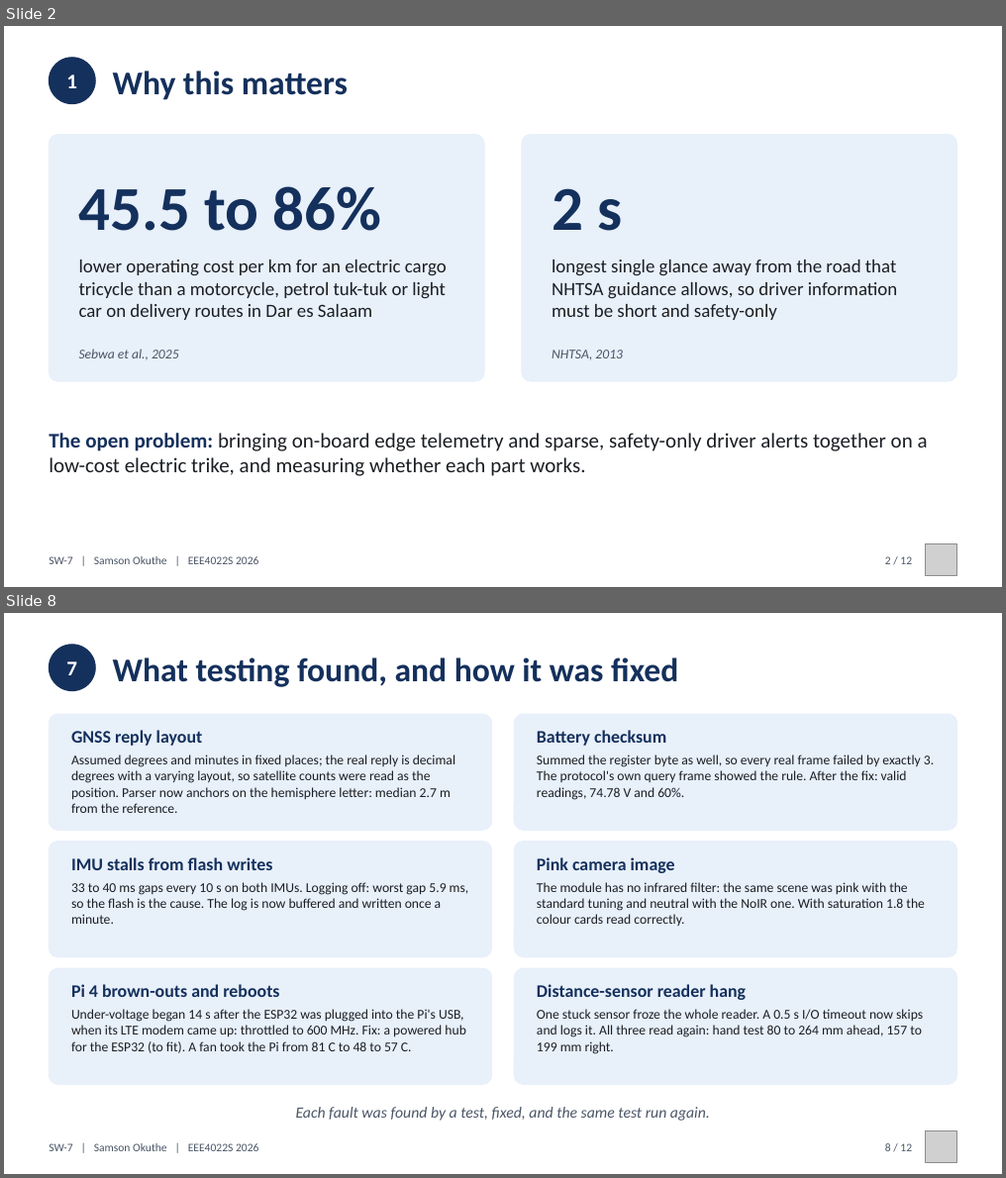
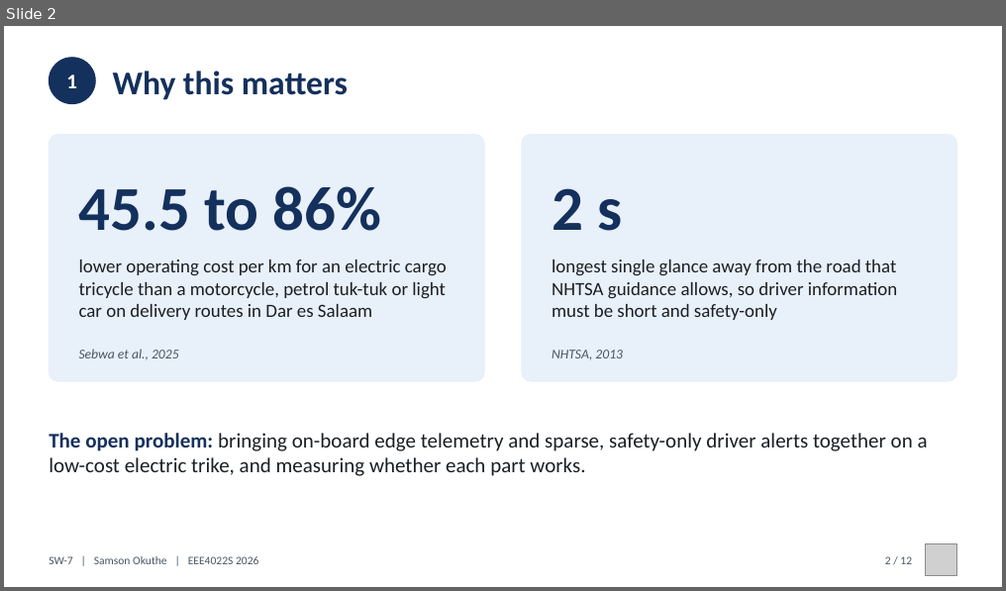
Before and after one commit to 0geder/Tukzie-HPEC-HUD, a slide deck: Presentation/SW7_Final_Presentation.pptx. Shown one above the other, each under a label of ours: slides 2 and 8 before the commit, slide 2 after it; the slides between them are not shown. The pictures are 1006x1178 and 1006x591 pixels, drawn with LibreOffice and Linux fonts; fonts in the diff are those of the drawing; grey boxes stand for pictures. Boxes give left, top, right and bottom in pixels: in the first picture for what was removed or moved away, otherwise in the second. Text is boxed around its words. In the diff, an @@ line names an element or a change of style, - is before the commit and + after.

```diff
--- a/Presentation/SW7_Final_Presentation.pptx
+++ b/Presentation/SW7_Final_Presentation.pptx
@@ slide 8 removed at [4,613,1002,1174], background #FFFFFF @@
@@ ellipse removed at [49,645,95,691] @@
@@ text removed at [66,662,77,675] @@
-7
@@ text removed at [113,658,678,687] @@
-What testing found, and how it was fixed
@@ rounded rectangle removed at [49,714,492,830] @@
@@ text removed at [71,730,203,746] @@
-GNSS reply layout
@@ rounded rectangle removed at [515,714,957,830] @@
@@ text removed at [537,730,666,746] @@
-Battery checksum
@@ text removed at [71,755,455,813] @@
-Assumed degrees and minutes in fixed places; the real reply is decimal degrees with a varying layout, so satellite counts were read as the position. Parser now anchors on the hemisphere letter: median 2.7 m from the reference.
@@ text removed at [537,755,934,800] @@
-Summed the register byte as well, so every real frame failed by exactly 3. The protocol's own query frame showed the rule. After the fix: valid readings, 74.78 V and 60%.
@@ rounded rectangle removed at [49,842,492,958] @@
@@ rounded rectangle removed at [515,842,957,958] @@
@@ text removed at [71,858,272,870] @@
-IMU stalls from flash writes
@@ text removed at [537,858,675,873] @@
-Pink camera image
@@ text removed at [71,882,469,924] @@
-33 to 40 ms gaps every 10 s on both IMUs. Logging off: worst gap 5.9 ms, so the flash is the cause. The log is now buffered and written once a minute.
@@ text removed at [537,882,925,926] @@
-The module has no infrared filter: the same scene was pink with the standard tuning and neutral with the NoIR one. With saturation 1.8 the colour cards read correctly.
@@ rounded rectangle removed at [49,968,492,1084] @@
@@ rounded rectangle removed at [515,968,957,1084] @@
@@ text removed at [71,984,279,997] @@
-Pi 4 brown-outs and reboots
@@ text removed at [537,984,746,1000] @@
-Distance-sensor reader hang
@@ text removed at [71,1009,465,1054] @@
-Under-voltage began 14 s after the ESP32 was plugged into the Pi's USB, when its LTE modem came up: throttled to 600 MHz. Fix: a powered hub for the ESP32 (to fit). A fan took the Pi from 81 C to 48 to 57 C.
@@ text removed at [537,1009,923,1055] @@
-One stuck sensor froze the whole reader. A 0.5 s I/O timeout now skips and logs it. All three read again: hand test 80 to 264 mm ahead, 157 to 199 mm right.
@@ text removed at [296,1107,710,1121] @@
-Each fault was found by a test, fixed, and the same test run again.
@@ text removed at [49,1144,258,1152] @@
-SW-7 | Samson Okuthe | EEE4022S 2026
@@ text removed at [885,1144,912,1152] @@
-8 / 12
@@ picture removed at [926,1131,957,1163] @@
```
Also in this commit, not shown: 9 slides changed, 1 slide added, 8 other files.
